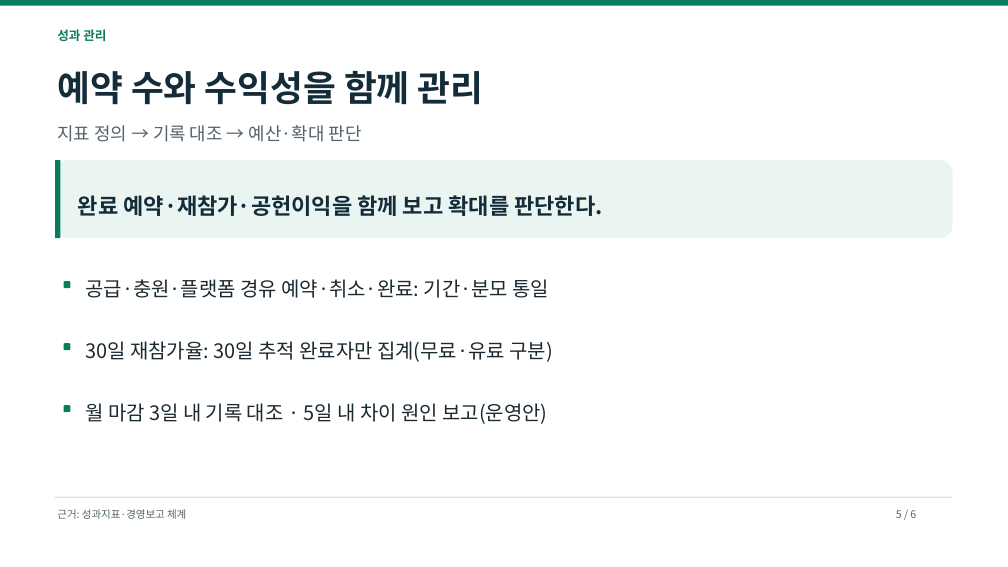
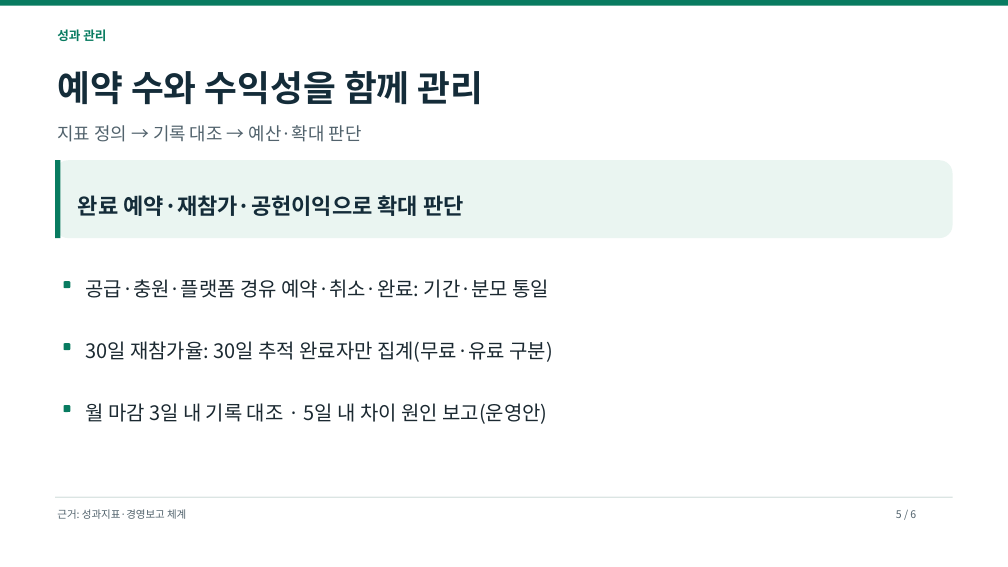
Before and after one commit to dohyunkimmm/footmate-case-study, a slide deck: slide 5 of src/case-study/downloads/footmate_strategy_p0_p2.pptx. Drawn at 1008x567 pixels with LibreOffice and Linux fonts; fonts in the diff are those of the drawing. Boxes give left, top, right and bottom in pixels: in the first picture for what was removed or moved away, otherwise in the second. Text is boxed around its words. In the diff, an @@ line names an element or a change of style, - is before the commit and + after.

```diff
--- a/src/case-study/downloads/footmate_strategy_p0_p2.pptx
+++ b/src/case-study/downloads/footmate_strategy_p0_p2.pptx
@@ text at bbox=[78, 195, 464, 216]: text changed @@
-완료 예약·재참가·공헌이익을 함께 보고 확대를 판단한다.
+완료 예약·재참가·공헌이익으로 확대 판단
```
Also in this commit, not shown: 5 other slides changed, 15 other files.
